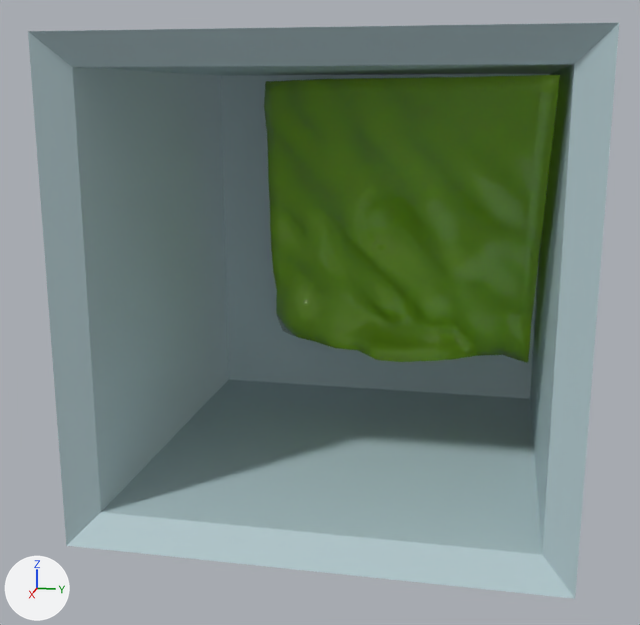
Two versions of the OBJ model test/demo_scene.obj, one commit apart.
Before and after are seen from a 50 mm camera at (25.23, 8.33, 9.68) aimed at (5.51, 4.39, 4.75). The axes (+X, +Y, +Z) are drawn at lower left. The lights are the same throughout. Where no turn or scale is listed for an object, it has been applied to the vertices.

The first picture shows 'water_container_water_container_mesh', 'water_land_water_land_mesh'.
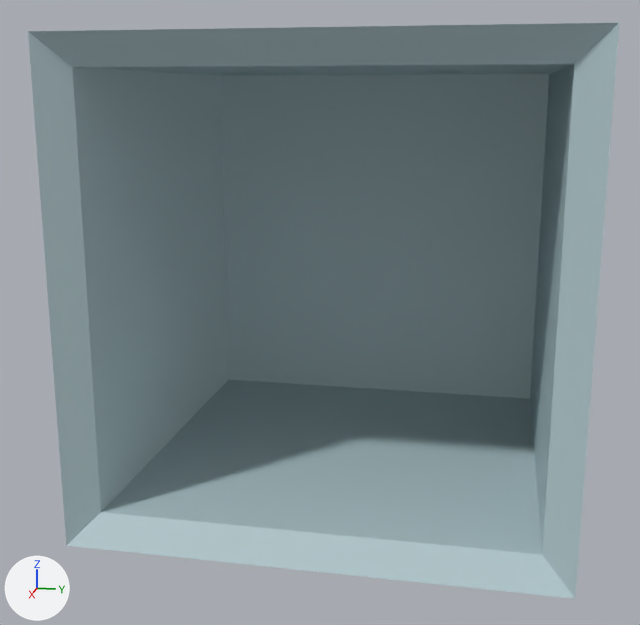
The newer file is also turned or shifted as a whole; pictures and numbers use the older file's frame.

Patch to the scene script:
```diff
--- a/test/demo_scene.obj.py
+++ b/test/demo_scene.obj.py
@@ ob_water_land_water_land_mesh @@
-ob_water_land_water_land_mesh = bpy.data.objects.new('water_land_water_land_mesh', me_water_land_water_land_mesh)
-ob_water_land_water_land_mesh.location = (0.0, 0.0, 0.0)
```

Changed parts and their boxes (x1, y1, x2, y2) in the pictures (640 x 625 px):
'water_land_water_land_mesh', deleted (green)
    before: (264, 75, 560, 363)
